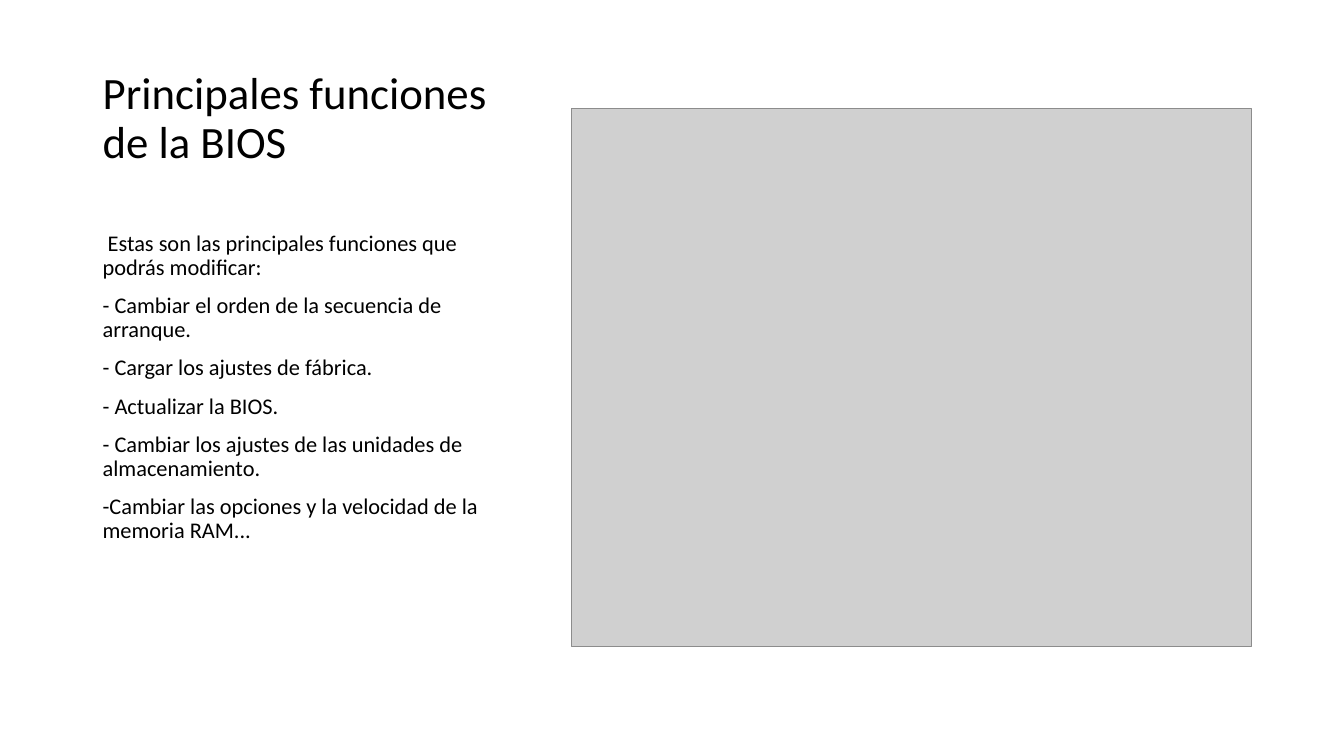
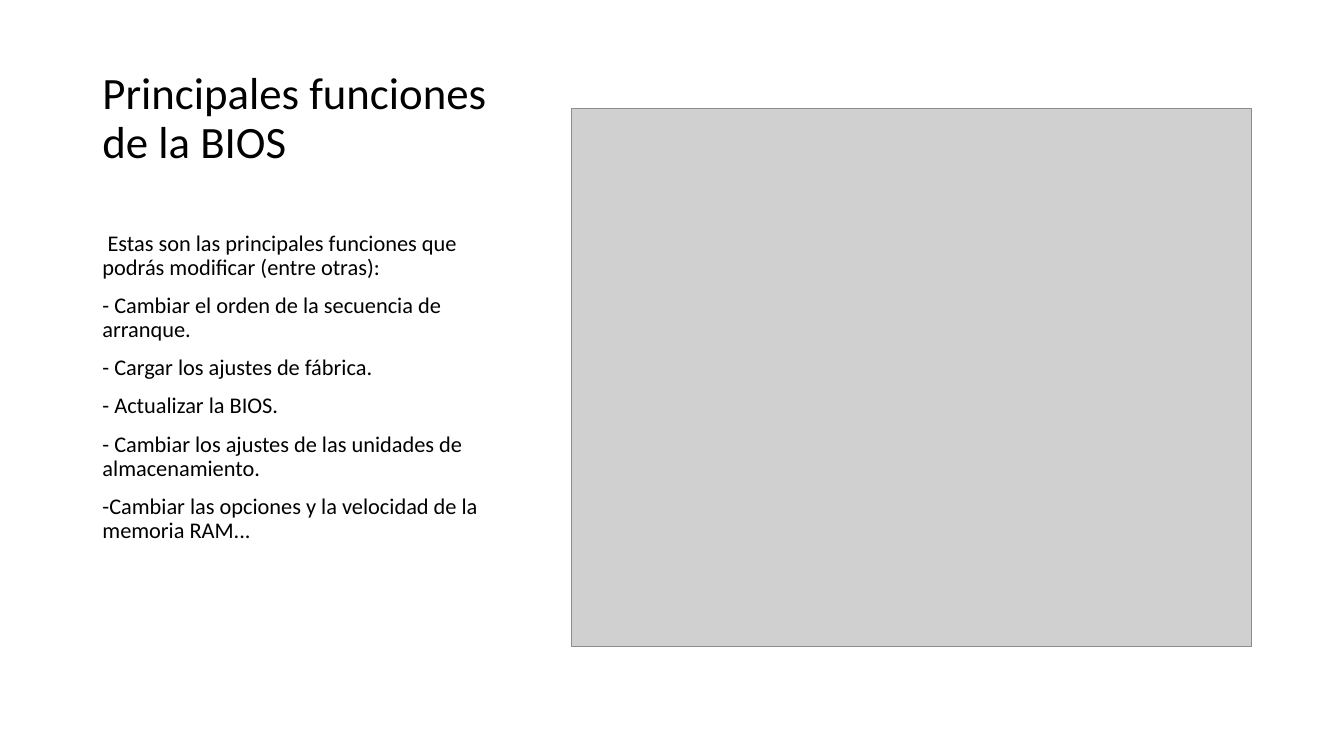
Before and after one commit to LuisArroyoCaballero/sistemas-informaticos_daw1, a slide deck: slide 4 of Presentación.pptx. Drawn at 1344x756 pixels with LibreOffice and Linux fonts; fonts in the diff are those of the drawing; grey boxes stand for pictures. Boxes give left, top, right and bottom in pixels: in the first picture for what was removed or moved away, otherwise in the second. Text is boxed around its words. In the diff, an @@ line names an element or a change of style, - is before the commit and + after.

Commit message:
Modificada presentacion_BIOS

```diff
--- a/Presentación.pptx
+++ b/Presentación.pptx
@@ text at (102,235,457,279): text changed @@
-Estas son las principales funciones que podrás modificar:
+Estas son las principales funciones que podrás modificar (entre otras):
```
Also in this commit, not shown: 4 other slides changed.
